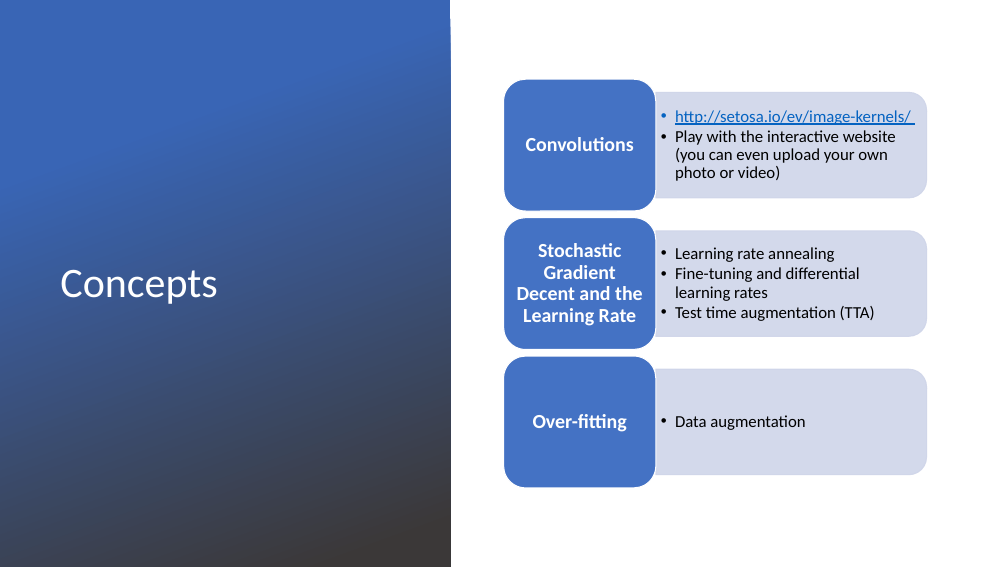
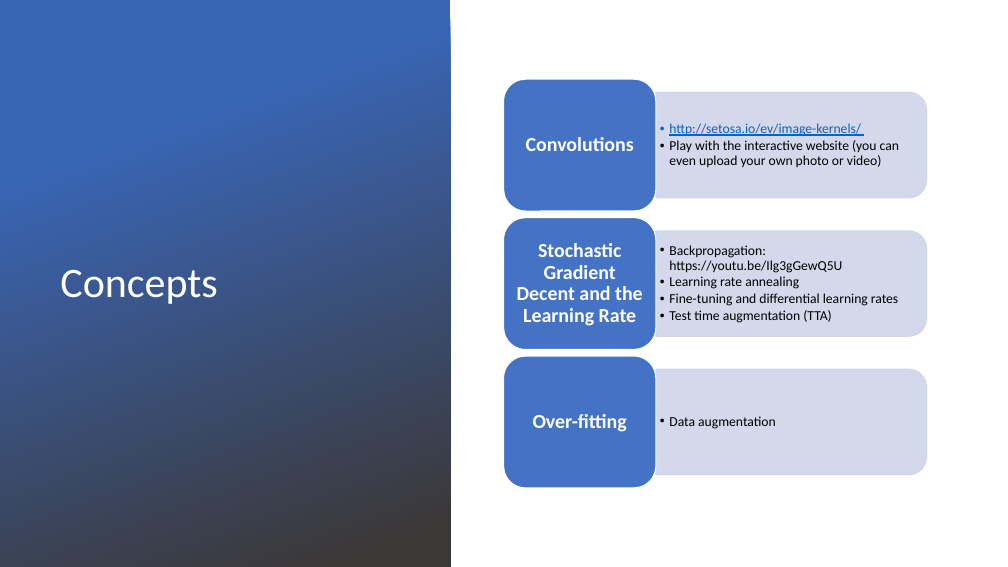
Before and after one commit to cobleg/python, a slide deck: slide 4 of Notes/Lesson 1.pptx. Drawn at 1008x567 pixels with LibreOffice and Linux fonts; fonts in the diff are those of the drawing; background and template pictures are left out. Boxes give left, top, right and bottom in pixels: in the first picture for what was removed or moved away, otherwise in the second. Text is boxed around its words. In the diff, an @@ line names an element or a change of style, - is before the commit and + after.

```diff
--- a/Notes/Lesson 1.pptx
+++ b/Notes/Lesson 1.pptx
@@ text "http://setosa.io/ev/image-kernels/" at (669,123,899,168): size 16 to 13 pt; indent changed @@
@@ text at (669,245,842,273): paragraph added @@
+  • Backpropagation: https://youtu.be/Ilg3gGewQ5U
@@ text at (669,276,898,323): size 16 to 13 pt in "Learning rate annealing", "Fine-tuning and differential learning rates", "Test time augmentation (TTA)"; indent changed @@
@@ text "Data augmentation" at (669,416,776,429): size 16 to 13 pt; indent changed @@
```
Also in this commit, not shown: 1 other slide changed.
